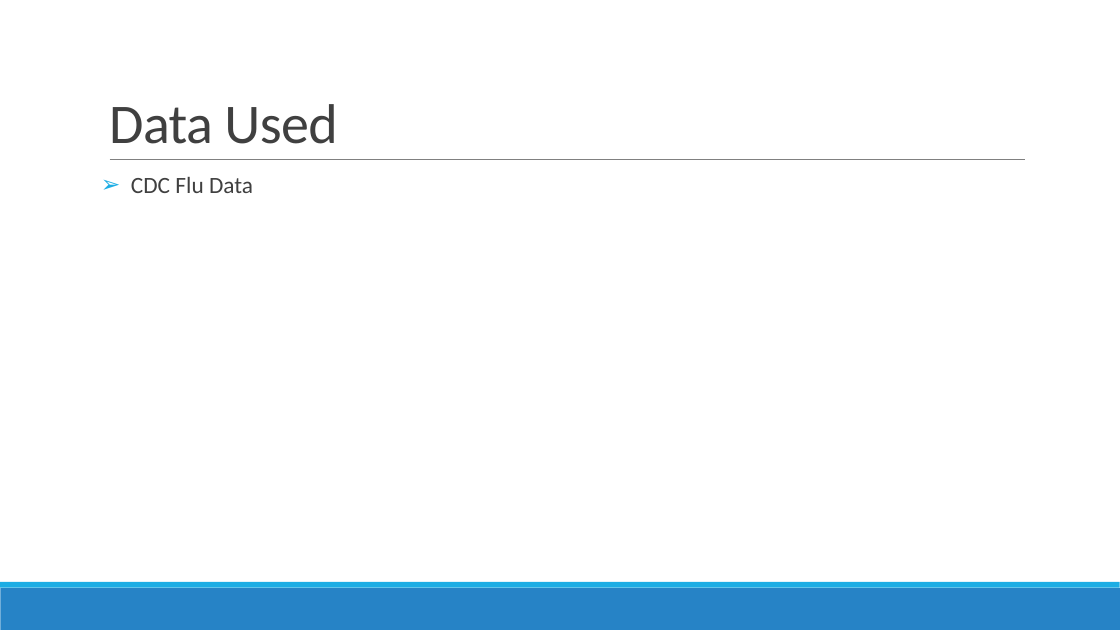
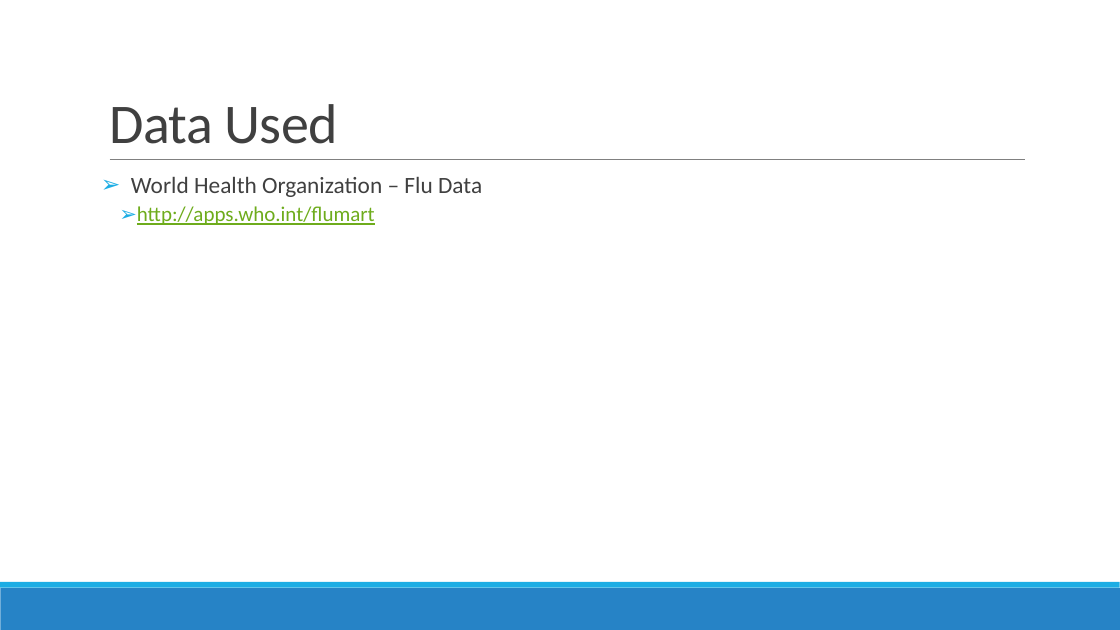
Before and after one commit to nthomas4103/TimeSeriesProject2018, a slide deck: slide 5 of 2019_Flu_Season_Forecast.pptx (slide 4 before the commit). Drawn at 1120x630 pixels with LibreOffice and Linux fonts; fonts in the diff are those of the drawing. Boxes give left, top, right and bottom in pixels: in the first picture for what was removed or moved away, otherwise in the second. Text is boxed around its words. In the diff, an @@ line names an element or a change of style, - is before the commit and + after.

```diff
--- a/2019_Flu_Season_Forecast.pptx
+++ b/2019_Flu_Season_Forecast.pptx
@@ text at [131,177,482,225]: text changed @@
-➢ CDC Flu Data
+➢ World Health Organization – Flu Data
+  ➢ http://apps.who.int/flumart
```
Also in this commit, not shown: 1 other slide changed, 6 slides added.
